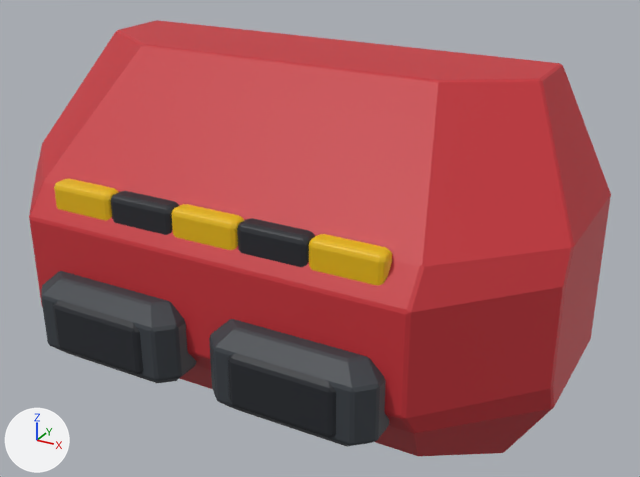
What one commit did to the FBX model Assets/Resources/ClamshellMeshes/HandBack_Set05_Afterburn.fbx.
Camera for both pictures: a 50 mm lens placed at (0.22, -0.419, 0.192), pointed at (0.021, -0.057, 0.011). Lighting does not change. The marker at lower left points along +X, +Y and +Z. The older version comes first. Where no turn or scale is listed for an object, it has been applied to the vertices.

Objects in the first picture: 'HandBack_Set05_Afterburn'.
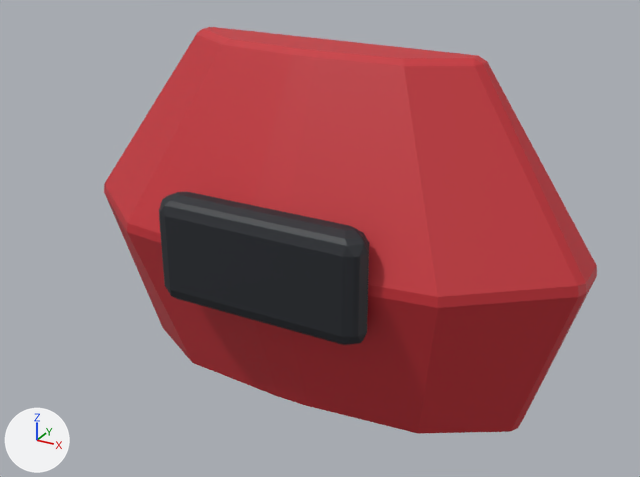
Changed parts and their boxes (x1, y1, x2, y2) in the pictures (640 x 477 px):
```json
{"object": "HandBack_Set05_Afterburn", "change": "reshaped", "before": [29, 20, 611, 456], "after": [104, 27, 597, 434], "on screen": "15% narrower, 7% shorter"}
{"part": 1, "of": "me_handback_set05_afterburn_001", "change": "rebuilt", "before": [29, 20, 611, 456], "after": [104, 27, 597, 434], "on screen": "15% narrower, 7% shorter"}
{"part": 2, "of": "me_handback_set05_afterburn_001", "change": "added", "after": [159, 192, 369, 345], "on screen": "black"}
{"part": 3, "of": "me_handback_set05_afterburn_001", "change": "deleted", "before": [41, 179, 392, 446]}
```

Edits to the scene script, one JSON object a line:
```json
{"block": "me_handback_set05_afterburn_001", "where": "# used by ob_handback_set05_afterburn; location = (0.0, 0.0, 0.0)"}
{"op": "remove", "block": "me_handback_set05_afterburn_001", "code": "me_handback_set05_afterburn_001.from_pydata(...)  # 844 vertices, 880 faces; spans x -0.15..0.15, y -0.148..0.0, z -0.1..0.1"}
{"op": "add", "block": "me_handback_set05_afterburn_001", "code": "me_handback_set05_afterburn_001.from_pydata(...)  # 146 vertices, 149 faces; spans x -0.149..0.149, y -0.09..0.0, z -0.1..0.1"}
{"block": "me_handback_set05_afterburn_001", "change": "me_handback_set05_afterburn_001 part 1: the loose piece of 88 vertices spanning x -0.15..0.15, y -0.132..0.0, z -0.1..0.1 is rebuilt with 62 vertices and now spans x -0.149..0.149, y -0.083..0.0, z -0.1..0.1"}
{"block": "me_handback_set05_afterburn_001", "change": "me_handback_set05_afterburn_001 part 2: a new loose piece of 84 vertices spanning x -0.06..0.06, y -0.09..-0.072, z -0.03..0.03, in mat_dark (black #23272d)"}
{"block": "me_handback_set05_afterburn_001", "change": "me_handback_set05_afterburn_001 part 3: 9 loose pieces with 756 vertices, spanning x -0.093..0.093, y -0.148..-0.118, z -0.043..0.044, are deleted"}
{"op": "remove", "block": "me_handback_set05_afterburn_001", "code": "me_handback_set05_afterburn_001.materials.append(mat_hazard)  # yellow #e6b800"}
{"op": "remove", "block": "me_handback_set05_afterburn_001", "code": "me_handback_set05_afterburn_001.materials.append(mat_frame)  # dark grey #3a3f45"}
```
